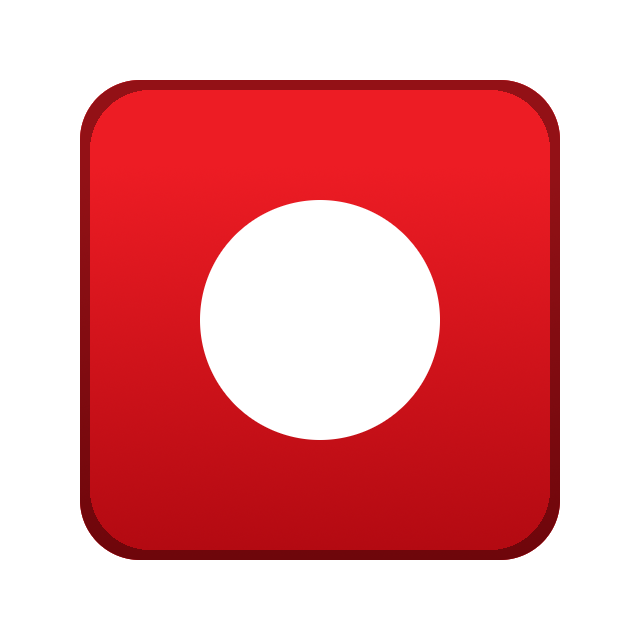
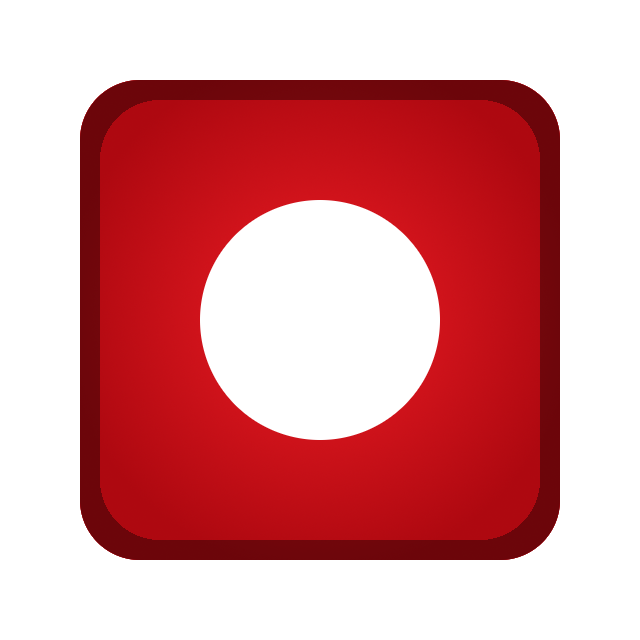
Layered file, before and after one edit (640 x 640). Changes by layer:
painted on "Layer #1" over [90, 90, 550, 550]
painted on "Layer" over [80, 80, 560, 560]
hid "Background" over [80, 80, 560, 560]
